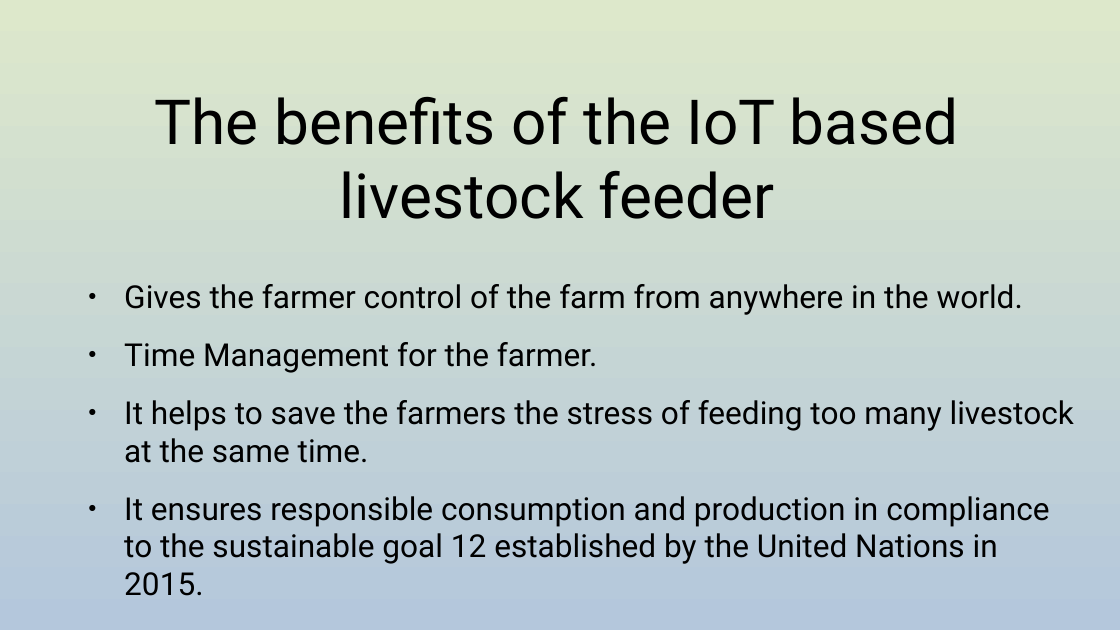
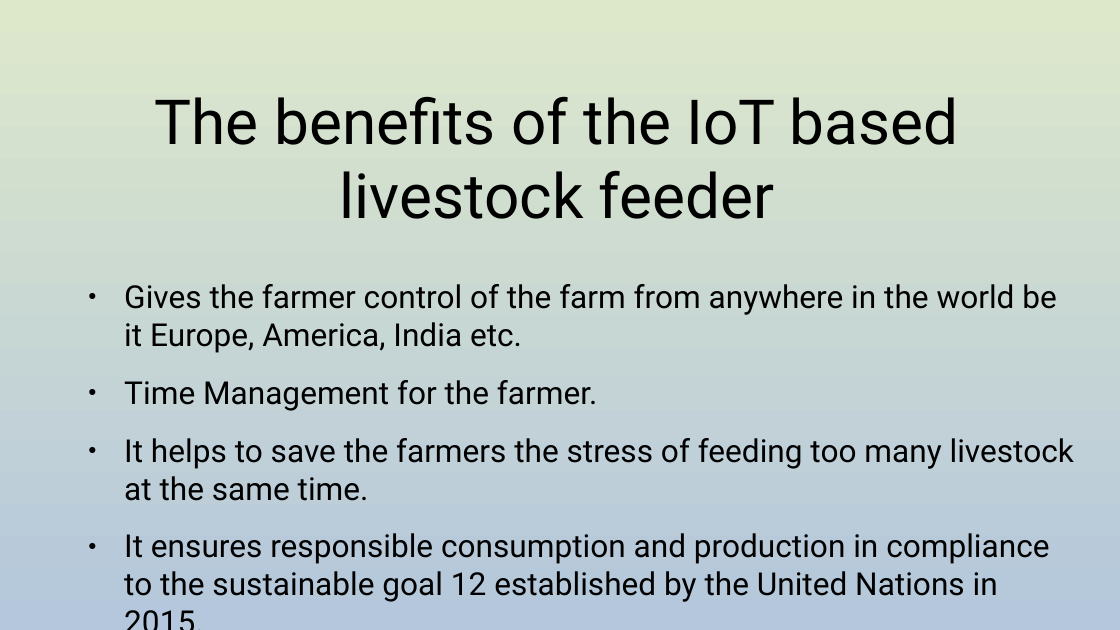
Before and after one commit to Tekipeps/IoT-livestock-feeder, a slide deck: slide 9 of files/presentation.odp (slide 8 before the commit). Drawn at 1120x630 pixels with LibreOffice and Linux fonts; fonts in the diff are those of the drawing. Boxes give left, top, right and bottom in pixels: in the first picture for what was removed or moved away, otherwise in the second. Text is boxed around its words. In the diff, an @@ line names an element or a change of style, - is before the commit and + after.

```diff
--- a/files/presentation.odp
+++ b/files/presentation.odp
@@ text at (124,284,1056,353): text changed @@
-● Gives the farmer control of the farm from anywhere in the world.
+● Gives the farmer control of the farm from anywhere in the world be it Europe, America, India etc.
```
Also in this commit, not shown: 1 other slide changed, 1 slide added, 1 other file.
